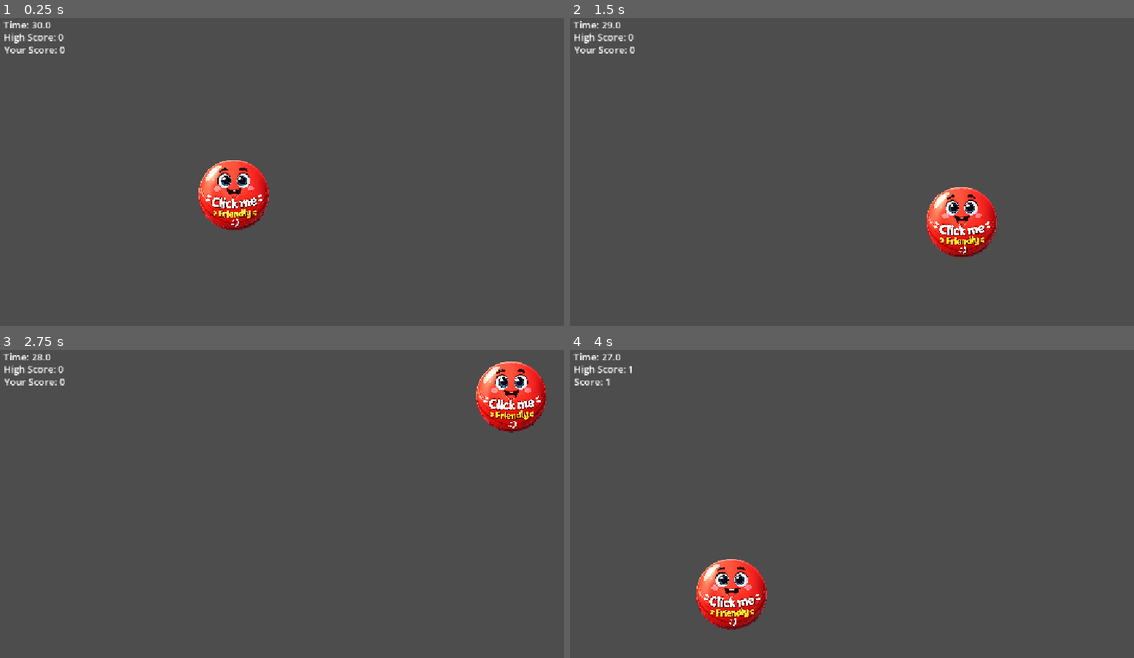
Above: before the commit, frames 1-4 (two rows, left to right).
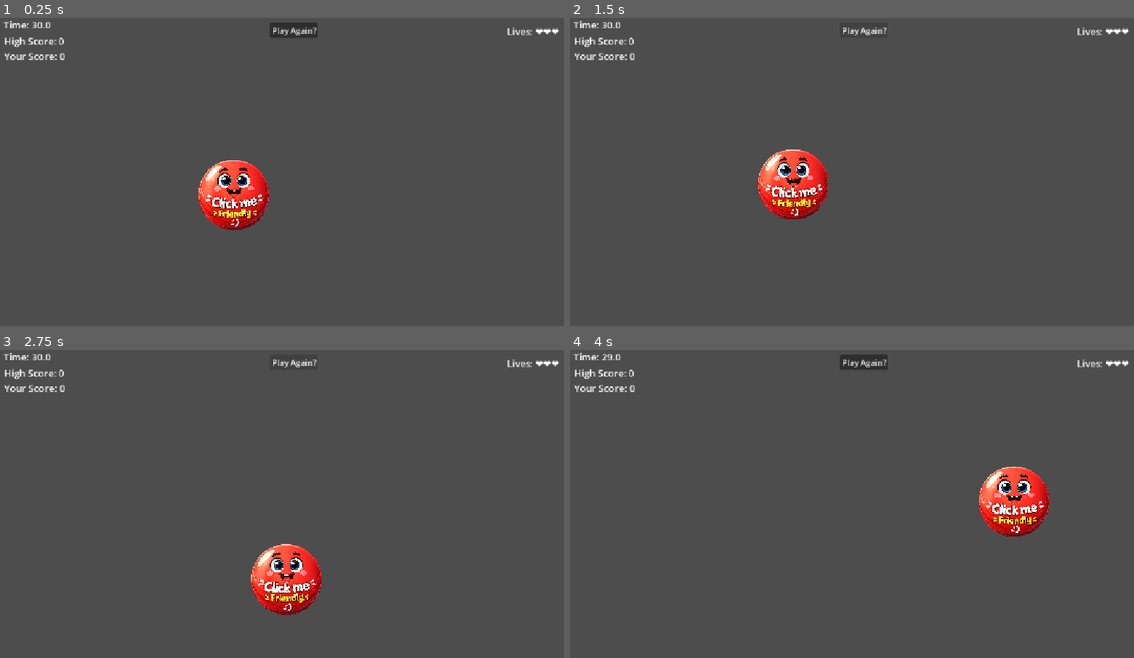
Above: after the commit, the same moments.

Repository: neotechops/tap-the-ball
Game: Godot game, scene res://Scenes/Main.tscn
The game is run twice, just before and just after one commit, with the same random seed, the same clock (stepped at 60 frames per second) and the same inputs.
Inputs (mouse positions are in pixels of both pictures, inside the frame that each line leads up to):
- Up to frame 1 (0.25 s): no input
- Up to frame 2 (1.5 s): click (863, 30) at 0.5 s, where only the run after the commit has a clickable "Play Again?"; click (863, 30) at 1.25 s, where only the run after the commit has a clickable "Play Again?"
- Up to frame 3 (2.75 s): click (293, 362) at 2 s, where only the run after the commit has a clickable "Play Again?"
- Up to frame 4 (4 s): move the mouse to (1083, 402) at 2.77 s; click (1083, 402) at 2.92 s; move the mouse to (744, 528) at 3.52 s; click (744, 528) at 3.67 s

The runs differ from the first frame. In frame 1, 1.0% of the frame differs, in the area x 0-99%, y 1-14%; in frame 2, 5.2%; in frame 3, 5.2%; in frame 4, 5.4%, in the area x 0-99%, y 1-91%.

Commit message:
adding Lives

Diff:
--- a/Scenes/Main.tscn
+++ b/Scenes/Main.tscn
@@ -17,17 +17,25 @@
 
 [node name="ScoreLabel" type="Label" parent="." unique_id=263713063]
 offset_left = 8.0
-offset_top = 49.0
+offset_top = 62.0
 offset_right = 183.0
-offset_bottom = 103.0
+offset_bottom = 116.0
 text = "Your Score: 0"
 label_settings = SubResource("LabelSettings_idj7w")
 
+[node name="LivesLabel" type="Label" parent="." unique_id=543257209]
+offset_left = 1004.0
+offset_top = 13.0
+offset_right = 1179.0
+offset_bottom = 67.0
+text = "Lives: ❤️❤️❤️"
+label_settings = SubResource("LabelSettings_idj7w")
+
 [node name="HighScoreLabel" type="Label" parent="." unique_id=1237796753]
-offset_left = 7.0
-offset_top = 24.0
-offset_right = 182.0
-offset_bottom = 78.0
+offset_left = 8.0
+offset_top = 32.0
+offset_right = 183.0
+offset_bottom = 86.0
 text = "High Score: 0"
 label_settings = SubResource("LabelSettings_idj7w")
 
@@ -44,15 +52,14 @@
 label_settings = SubResource("LabelSettings_kln2b")
 
 [node name="RestartButton" type="Button" parent="." unique_id=290253272]
-visible = false
 anchors_preset = 12
 anchor_top = 1.0
 anchor_right = 1.0
 anchor_bottom = 1.0
-offset_left = 530.0
-offset_top = 22.0
-offset_right = 625.0
-offset_bottom = 53.0
+offset_left = 535.0
+offset_top = 9.0
+offset_right = 630.0
+offset_bottom = 40.0
 grow_horizontal = 2
 grow_vertical = 0
 text = "Play Again?"
--- a/Scripts/Main.gd
+++ b/Scripts/Main.gd
@@ -3,6 +3,7 @@
 var score = 0
 var time_left = 30
 var high_score = 0
+var lives = 3
 
 @onready var high_score_label = $HighScoreLabel
 @onready var restart_button = $RestartButton
@@ -10,9 +11,11 @@
 @onready var timer_label = $TimerLabel
 @onready var ball = $Ball
 @onready var game_timer = $GameTimer
+@onready var lives_label = $LivesLabel
 
 func _ready():
 	ball.ball_clicked.connect(_on_ball_clicked)
+	update_lives()
 	load_high_score()
 
 func _process(delta):
@@ -53,3 +56,6 @@
 	var file = FileAccess.open("user://highscore.save", FileAccess.WRITE)
 	file.store_32(high_score)
 	file.close()
+
+func update_lives():
+	lives_label.text = "Lives: " + "❤️".repeat(lives)
